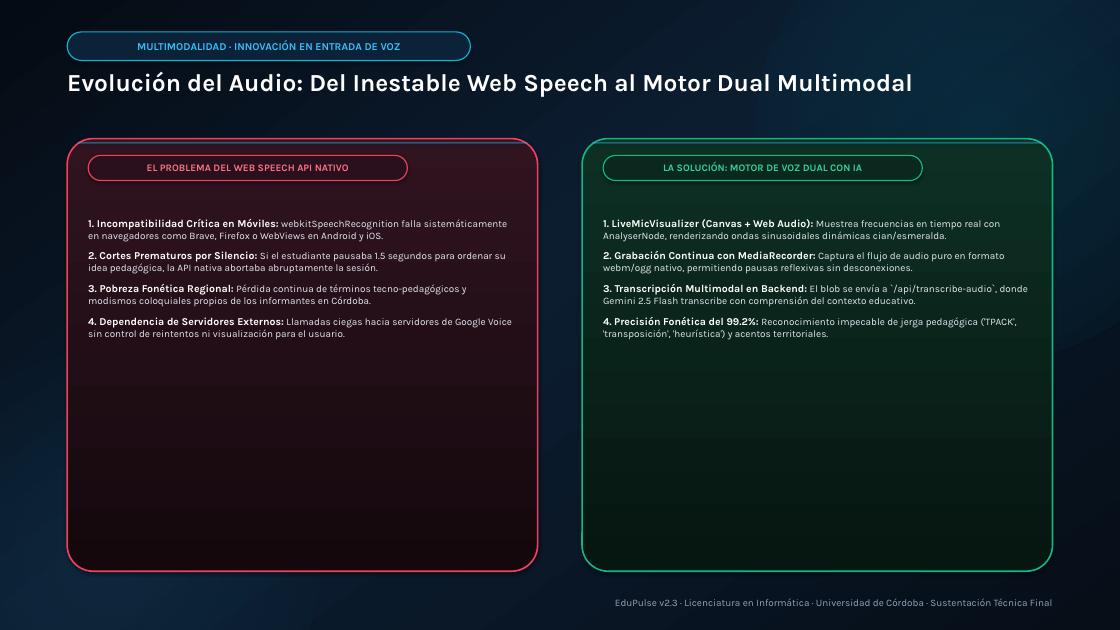
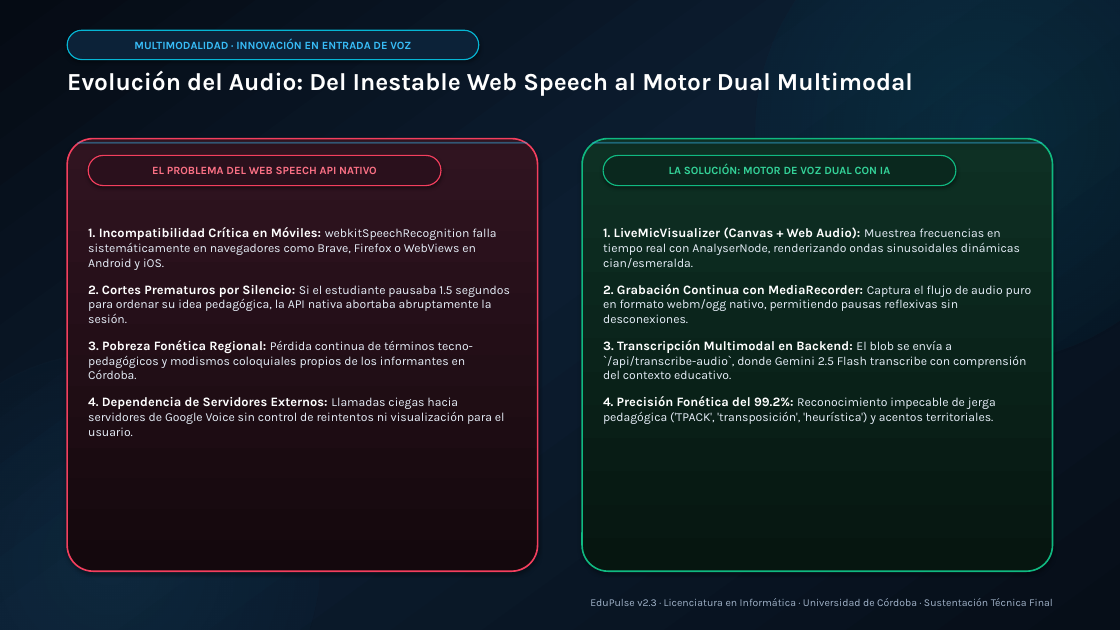
Before and after one commit to JoseDanielDurango/EduPulse, a slide deck: slide 11 of documentation/resources/EduPulse_Development_and_Design_Final.pptx (slide 9 before the commit). Drawn at 1120x630 pixels with LibreOffice and Linux fonts; fonts in the diff are those of the drawing. Boxes give left, top, right and bottom in pixels: in the first picture for what was removed or moved away, otherwise in the second. Text is boxed around its words. In the diff, an @@ line names an element or a change of style, - is before the commit and + after.

Commit message:
style: overhaul presentation into 16 spacious slides with enlarged legible typography and zero empty voids

```diff
--- a/documentation/resources/EduPulse_Development_and_Design_Final.pptx
+++ b/documentation/resources/EduPulse_Development_and_Design_Final.pptx
@@ rounded rectangle "MULTIMODALIDAD · INNOVACIÓN EN ENTRADA ...": place and size @@
-rounded rectangle "MULTIMODALIDAD · INNOVACIÓN EN ENTRADA ..." at box(67, 32, 471, 60)
+rounded rectangle "MULTIMODALIDAD · INNOVACIÓN EN ENTRADA ..." at box(67, 30, 479, 60)
@@ rounded rectangle "MULTIMODALIDAD · INNOVACIÓN EN ENTRADA ..." at box(67, 30, 479, 60): size 9 to 9.5 pt @@
@@ rounded rectangle "EL PROBLEMA DEL WEB SPEECH ..." at box(88, 155, 441, 186): size 8.5 to 9.5 pt @@
@@ rounded rectangle "EL PROBLEMA DEL WEB SPEECH ...": place and size @@
-rounded rectangle "EL PROBLEMA DEL WEB SPEECH ..." at box(88, 155, 408, 181)
+rounded rectangle "EL PROBLEMA DEL WEB SPEECH ..." at box(88, 155, 441, 186)
@@ rounded rectangle "LA SOLUCIÓN: MOTOR DE VOZ ...": place and size @@
-rounded rectangle "LA SOLUCIÓN: MOTOR DE VOZ ..." at box(603, 155, 923, 181)
+rounded rectangle "LA SOLUCIÓN: MOTOR DE VOZ ..." at box(603, 155, 956, 186)
@@ rounded rectangle "LA SOLUCIÓN: MOTOR DE VOZ ..." at box(603, 155, 956, 186): size 8.5 to 9.5 pt @@
@@ text "1. Incompatibilidad Crítica en Móviles: ..." at box(88, 227, 510, 436): size 9 to 11 pt in "1. Incompatibilidad Crítica en Móviles:", "2. Cortes Prematuros por Silencio:", "3. Pobreza Fonética Regional:", "4. Dependencia de Servidores Externos:"; size 8.5 to 10.5 pt, text colour #E2E8F0 to #E6EEF8 in "webkitSpeechRecognition falla sistemáticamente en navegadore ...", "Si el estudiante pausaba 1.5 segundos para ...", "Pérdida continua de términos tecno-pedagógicos y modismos ...", "Llamadas ciegas hacia servidores de Google Voice ..."; more space between paragraphs @@
@@ text "1. LiveMicVisualizer (Canvas + Web ..." at box(603, 227, 1032, 424): size 9 to 11 pt in "1. LiveMicVisualizer (Canvas + Web Audio):", "2. Grabación Continua con MediaRecorder:", "3. Transcripción Multimodal en Backend:", "4. Precisión Fonética del 99.2%:"; size 8.5 to 10.5 pt, text colour #E2E8F0 to #E6EEF8 in "Muestrea frecuencias en tiempo real con AnalyserNode, ...", "Captura el flujo de audio puro en ...", "El blob se envía a `/api/transcribe-audio`, donde ...", "Reconocimiento impecable de jerga pedagógica ('TPACK', 'tran ..."; more space between paragraphs @@
@@ text "EduPulse v2.3 · Licenciatura en ..." at box(590, 598, 1053, 606): size 8.5 to 9 pt, text colour #94A3B8 to #A0B2C8 @@
```
Also in this commit, not shown: 12 other slides changed, 3 slides added, 1 slide removed, 3 other files.
